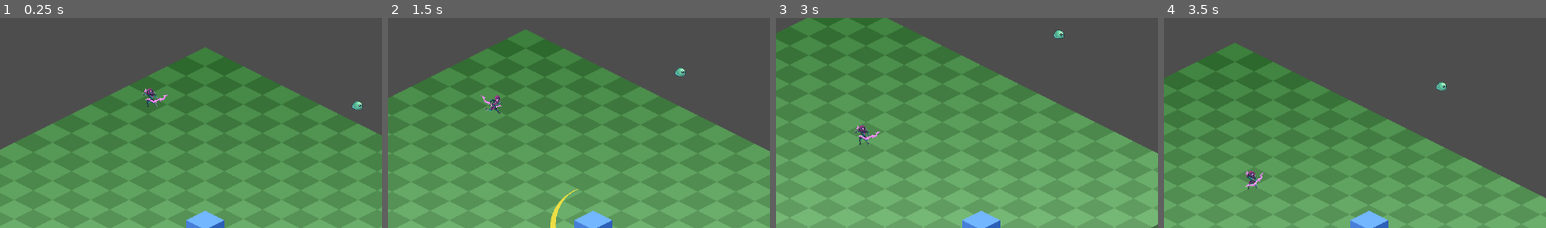
Above: before the commit, frames 1-4 (left to right).
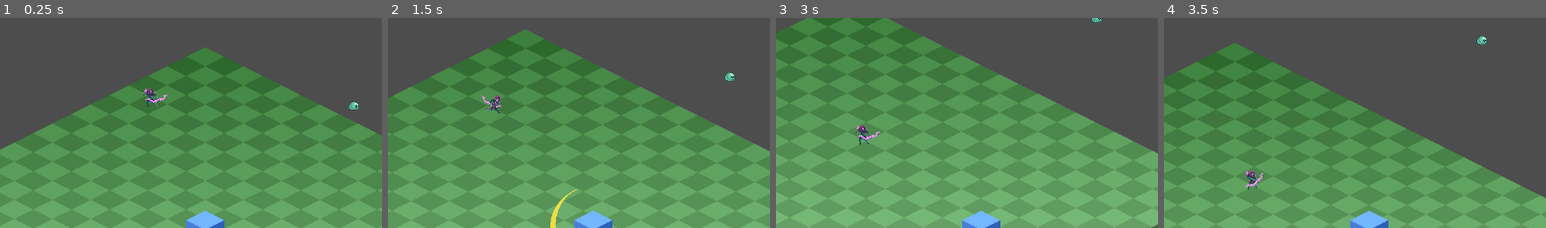
Above: after the commit, the same moments.

Repository: NoeRoberties/Odomat
Game: Godot game, scene res://Scenes/Maps/World.tscn
Same seed, same stepped clock (60 frames per second), same inputs: the game is played once before the commit and once after it.
Inputs (mouse positions are % of the whole screen's width and height, from its top left):
- Up to frame 1 (0.25 s): no input
- Up to frame 2 (1.5 s): tap Enter at 0.5 s; move the mouse to (71, 19) at 0.52 s; hold D (move_right) 0.53-1.28 s; hold Space (interact_npc) 0.53-1.28 s; click (71, 19) at 0.67 s; move the mouse to (30, 56) at 1.27 s; hold S (move_down) from 1.28 s (still down); tap Space (interact_npc) at 1.35 s; click (30, 56) at 1.42 s
- Up to frame 3 (3 s): move the mouse to (60, 29) at 2.02 s; release S (move_down) at 2.03 s; hold D (move_right) 2.03-2.78 s; hold Space (interact_npc) 2.03-2.78 s; click (60, 29) at 2.17 s; move the mouse to (45, 71) at 2.77 s; hold W (move_up) from 2.78 s (still down); tap Space (interact_npc) at 2.85 s; click (45, 71) at 2.92 s
- Up to frame 4 (3.5 s): keep holding W (move_up)
The pictures show only the part of the screen within x 23-73%, y 0-50%; the shares and areas given below are measured in that part.

The runs differ from the first frame. In frame 1, 0.1% of the frame differs, in the area x 91-95%, y 39-45%; in frame 2, 0.2%, in the area x 75-91%, y 23-30%; in frame 3, 0.1%; in frame 4, 0.2%.

Commit message:
[UPT] Make slime follow player + update it's speed

Diff:
--- a/godot-project/odomat/Scenes/Enemies/Slime/Slime.tscn
+++ b/godot-project/odomat/Scenes/Enemies/Slime/Slime.tscn
@@ -1,7 +1,7 @@
 [gd_scene format=3 uid="uid://dpt76ag0jeexs"]
 
-[ext_resource type="Script" uid="uid://ltynpqd0x742" path="res://Scripts/slime.gd" id="1_f0k3c"]
-[ext_resource type="Texture2D" uid="uid://b8t4bqvhhpj0s" path="res://Assets/Enemy/Mobs/slime.png" id="2_p1xxi"]
+[ext_resource type="Script" uid="uid://ltynpqd0x742" path="res://Scripts/Enemies/Slime/slime.gd" id="1_f0k3c"]
+[ext_resource type="Texture2D" uid="uid://c4btd8qx1l6f7" path="res://Assets/Enemy/Mobs/slime.png" id="2_p1xxi"]
 
 [sub_resource type="AtlasTexture" id="AtlasTexture_7yyg5"]
 atlas = ExtResource("2_p1xxi")
@@ -258,7 +258,6 @@
 
 [node name="Slime" type="CharacterBody2D" unique_id=1381557161]
 script = ExtResource("1_f0k3c")
-speed = 35.0
 metadata/_custom_type_script = "uid://ltynpqd0x742"
 
 [node name="AnimatedSprite2D" type="AnimatedSprite2D" parent="." unique_id=1628199959]
@@ -279,6 +278,6 @@
 unique_name_in_owner = true
 process_callback = 0
 
-[connection signal="mouse_entered" from="DetectionArea" to="." method="_on_detection_area_mouse_entered"]
-[connection signal="mouse_exited" from="DetectionArea" to="." method="_on_detection_area_mouse_exited"]
+[connection signal="body_entered" from="DetectionArea" to="." method="_on_detection_area_body_entered"]
+[connection signal="body_exited" from="DetectionArea" to="." method="_on_detection_area_body_exited"]
 [connection signal="timeout" from="AttackLoadingTimer" to="." method="_on_attack_loading_timer_timeout"]
--- a/godot-project/odomat/Scripts/Enemies/Slime/slime.gd
+++ b/godot-project/odomat/Scripts/Enemies/Slime/slime.gd
@@ -1,14 +1,19 @@
 extends CharacterBody2D
 class_name Slime
 
+const WANDERING_DISTANCE: float = 200.0
+const ATTACK_SPEED_MULTIPLIER: float = 3.0
+
 @export var _health: float = 10.0
-@export var _speed: float = 100.0
+@export var _speed: float = 75.0
 
 var _alive: bool = true
 var _state: State = State.WANDERING
 var _animated_sprite: AnimatedSprite2D
 var _wandering_destination: Vector2
 var _attacking_destination: Vector2
+var _player: CharacterBody2D = null
+
 enum State {ATTACKING, WANDERING, LOADING}
 
 func _physics_process(delta: float) -> void:
@@ -34,7 +39,7 @@
 	var direction: Vector2 = _attacking_destination - global_position
 
 	if direction.length() > 3.0:
-		velocity = direction.normalized() * _speed * 2
+		velocity = direction.normalized() * _speed * ATTACK_SPEED_MULTIPLIER
 	else:
 		_load_attack()
 	move_and_slide()
@@ -52,26 +57,27 @@
 
 
 func _choose_wandering_destination() -> void:
-	var distance: float = 50.0
 	var angle: float = randf() * TAU
-	var offset_vector: Vector2 = Vector2(cos(angle), sin(angle)) * distance
+	var offset_vector: Vector2 = Vector2(cos(angle), sin(angle)) * WANDERING_DISTANCE
 
 	_wandering_destination = global_position + offset_vector
 
 
-# To replace later with the player body
-func _on_detection_area_mouse_entered() -> void:
-	_load_attack()
+func _on_attack_loading_timer_timeout() -> void:
+	_state = State.ATTACKING
+	_attacking_destination = _player.global_position
+	%AttackLoadingTimer.stop()
 
 
-# To replace later with the player body
-func _on_detection_area_mouse_exited() -> void:
-	_state = State.WANDERING
-	%AttackLoadingTimer.stop()
-	_choose_wandering_destination()
+func _on_detection_area_body_entered(body: Node2D) -> void:
+	if body.is_in_group("player"):
+		_player = body
+		_load_attack()
 
 
-func _on_attack_loading_timer_timeout() -> void:
-	_state = State.ATTACKING
-	_attacking_destination = get_global_mouse_position()
-	%AttackLoadingTimer.stop()
+func _on_detection_area_body_exited(body: Node2D) -> void:
+	if body.is_in_group("player"):
+		_player = null
+		_state = State.WANDERING
+		%AttackLoadingTimer.stop()
+		_choose_wandering_destination()
